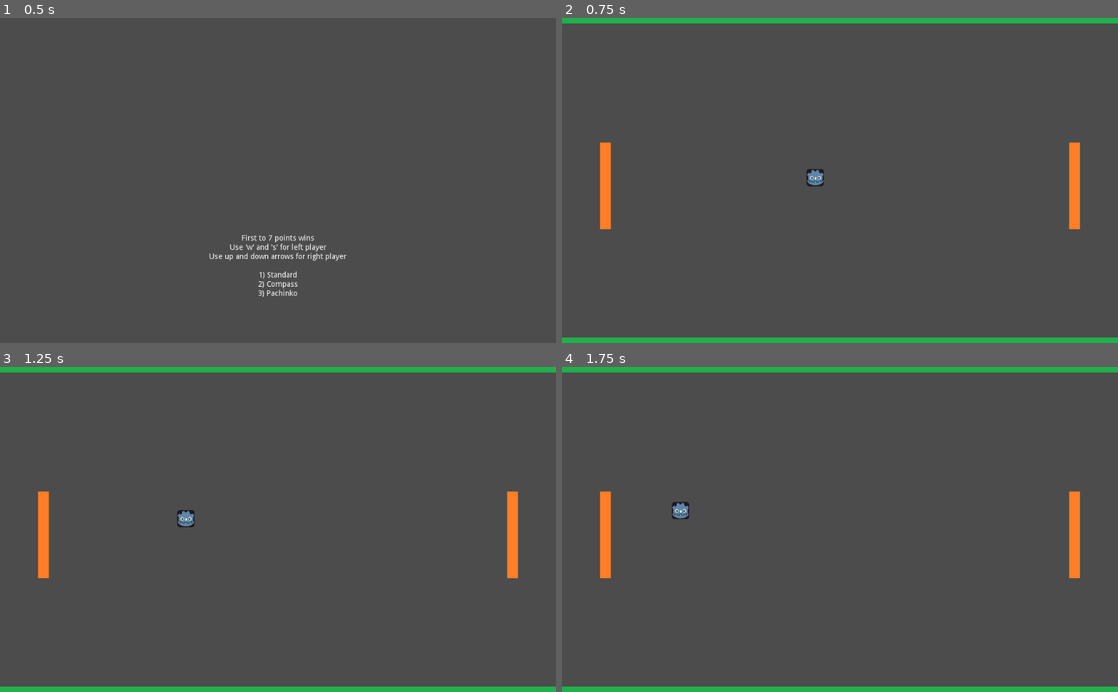
Above: before the commit, frames 1-4 (two rows, left to right).
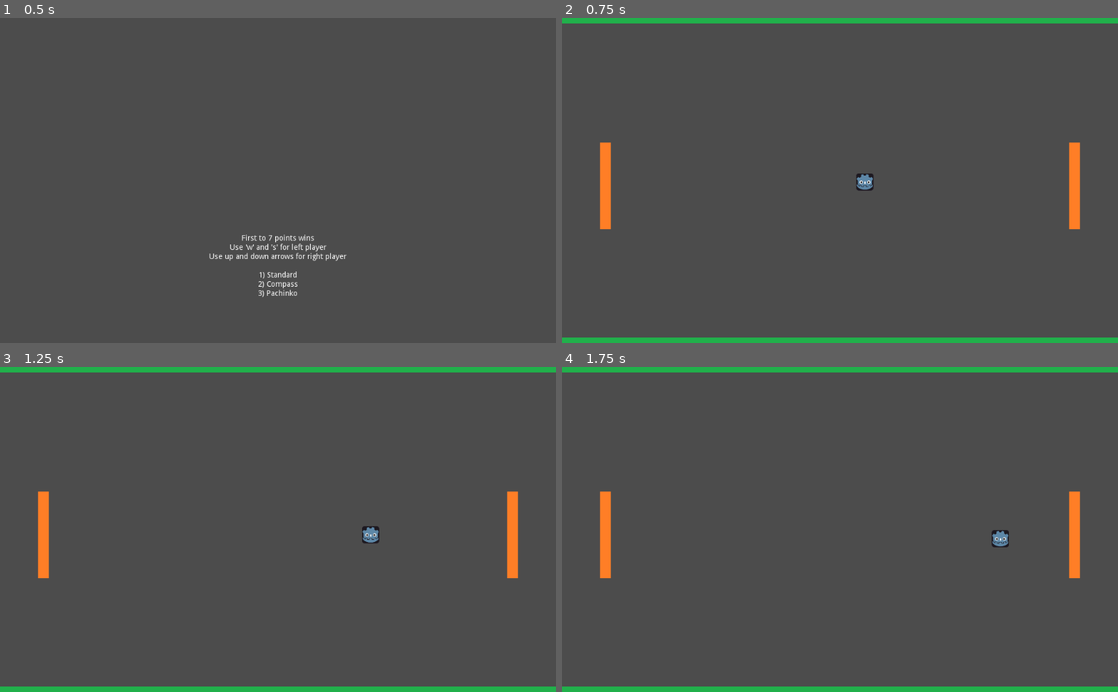
Above: after the commit, the same moments.

Repository: DanCorder/pong
Game: Godot game, scene res://title.tscn
Same seed, same stepped clock (60 frames per second), same inputs: the game is played once before the commit and once after it.
Inputs:
- Up to frame 1 (0.5 s): no input
- Up to frame 2 (0.75 s): tap Enter (ui_accept) at 0.5 s; hold 1 from 0.53 s (still down)
- Up to frame 3 (1.25 s): keep holding 1; tap Enter (ui_accept) at 0.77 s
- Up to frame 4 (1.75 s): release 1 at 1.28 s; tap 1 at 1.35 s; tap Enter (ui_accept) at 1.52 s

Frame 1 is identical in both runs. In frame 2, 0.3% of the frame differs, in the area x 44-56%, y 46-54%; in frame 3, 0.3%; in frame 4, 0.3%, in the area x 19-81%, y 41-56%.

Commit message:
refactor: make serve code clearer

Diff:
--- a/courts/base.gd
+++ b/courts/base.gd
@@ -26,15 +26,18 @@
 		get_tree().change_scene('res://winScreen.tscn')
 
 	var ball = ballScene.instance()
+	var initalVelocity = get_serve_direction().normalized() * ballSpeed
+	ball.init(initalVelocity)
+	ball.position = Vector2(512, 300)
+	_ball = ball
+	add_child(ball)
+
+
+func get_serve_direction() -> Vector2:
 	var vx = rand_range(1, 2)
 	var vy = rand_range(0, 0.5)
 	var direction = rand_range(-1, 1)
-	var initalVelocity = Vector2(vx, vy) * direction
-	initalVelocity = initalVelocity.normalized() * ballSpeed
-	ball.init(initalVelocity)
-	ball.position = Vector2(512, 300)
-	add_child(ball)
-	_ball = ball
+	return Vector2(vx, vy) * direction
 
 
 func _on_leftWall_side_wall_hit() -> void:
